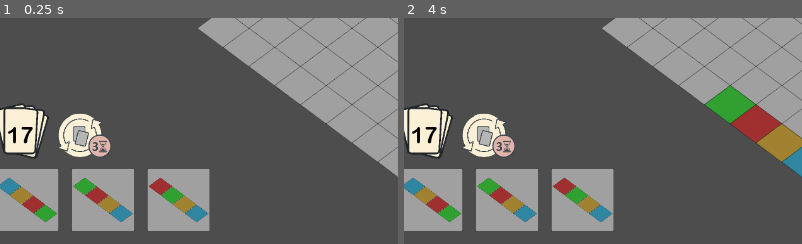
Above: before the commit, frames 1-2 (left to right).
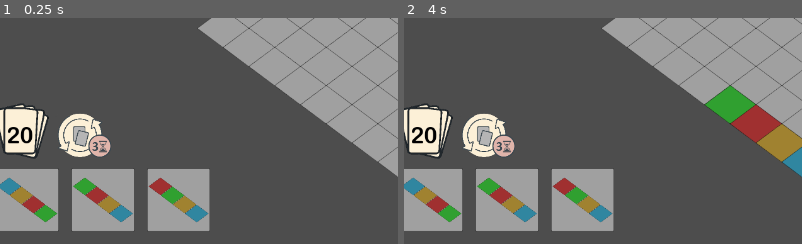
Above: after the commit, the same moments.

Repository: Suruks/Deck-and-Districts-Godot
Game: Godot game, scene res://main.tscn
Two runs of this game, one before a commit and one after it. Both use one fixed random seed, a clock stepped at 60 frames per second and the inputs below.
Inputs (mouse positions are % of the whole screen's width and height, from its top left):
- Up to frame 1 (0.25 s): no input
- Up to frame 2 (4 s): click (13, 76) at 0.52 s; click (13, 76) at 1.27 s; click (13, 76) at 2.02 s; tap Enter at 2.75 s; drag from (6, 90) to (60, 28) at 2.77 s; tap Space at 3.5 s; drag from (16, 90) to (45, 70) at 3.52 s
The pictures show only the part of the screen within x 3-53%, y 50-100%; the shares and areas given below are measured in that part.

The runs differ from the first frame. In frame 1, 0.3% of the frame differs, in the area x 2-9%, y 48-56%; in frame 2, 0.3%.

Commit message:
added deck maximum

Diff:
--- a/deck.gd
+++ b/deck.gd
@@ -2,6 +2,8 @@
 class_name Deck
 
 var cards = []
+
+const max_cards = 40
 
 func init_deck(count: int = 12):
 	cards.clear()
@@ -13,12 +15,19 @@
 		return null
 	return cards.pop_front()
 
-func add_cards(count: int = 1):
+func add_cards(count: int = 1) -> int:
+	var added = 0
 	for i in range(count):
+		if cards.size() >= max_cards:
+			break
 		var new_card = Card.generate_data("random")
 		var pos = randi() % (cards.size() + 1)
 		cards.insert(pos, new_card)
+		added += 1
+	return added
 
+
+#при замешивании карт из руки
 func add_cards_from_data(cards_data: Array):
 	for card_data in cards_data:
 		var pos = randi() % (cards.size() + 1)
--- a/main.gd
+++ b/main.gd
@@ -27,7 +27,7 @@
 # --- READY ---
 func _ready():
 	randomize()
-	deck.init_deck(20)
+	deck.init_deck(23)
 
 	# --- Сетка ---
 	grid_nodes.clear()
@@ -128,11 +128,16 @@
 
 func _on_quest_completed(reward_count: int):
 	print("Квест завершён! Добавляем", reward_count, "карт(ы) в колоду.")
-	deck.add_cards(reward_count)
+	var added = deck.add_cards(reward_count)
+	var not_added = reward_count - added
 	deck_label.text = str(deck.cards.size())
-	total_score += reward_count*10
+
+	# очки: добавленные х10, не добавленные из-за лимита х20
+	total_score += added * 10 + not_added * 20
 	score_label.text = str(total_score)
+
 	quest_manager.compute_all_scores(grid, grid_size)
+
 
 # --- Генерация руки ---
 func setup_hand():
